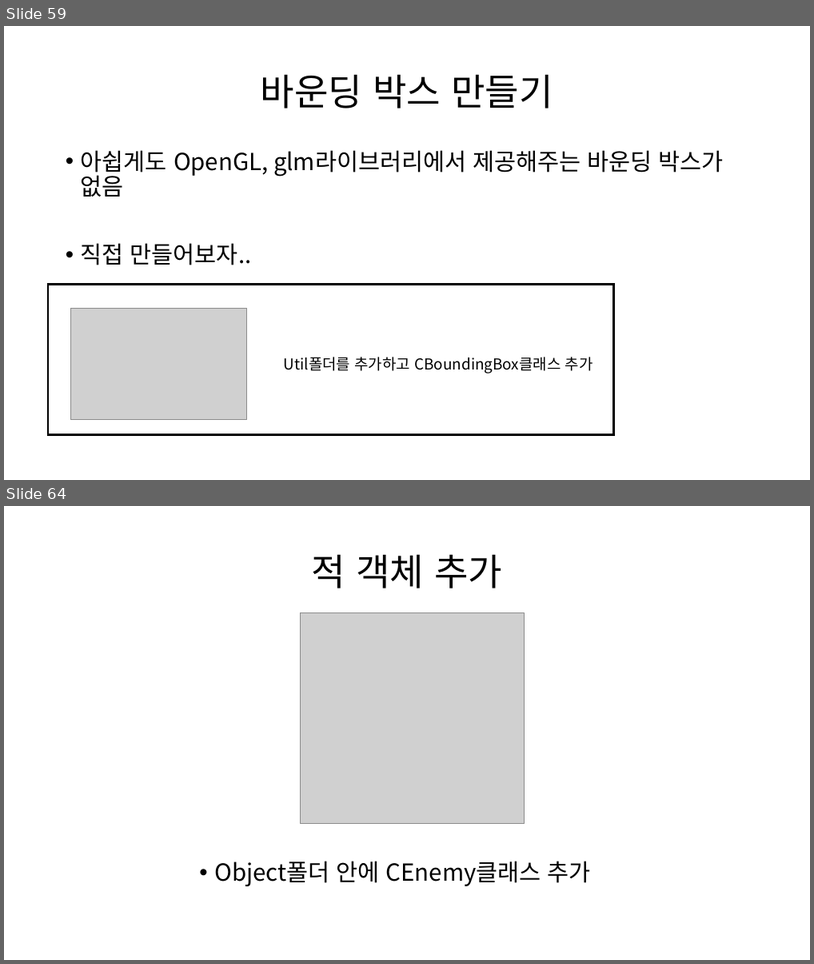
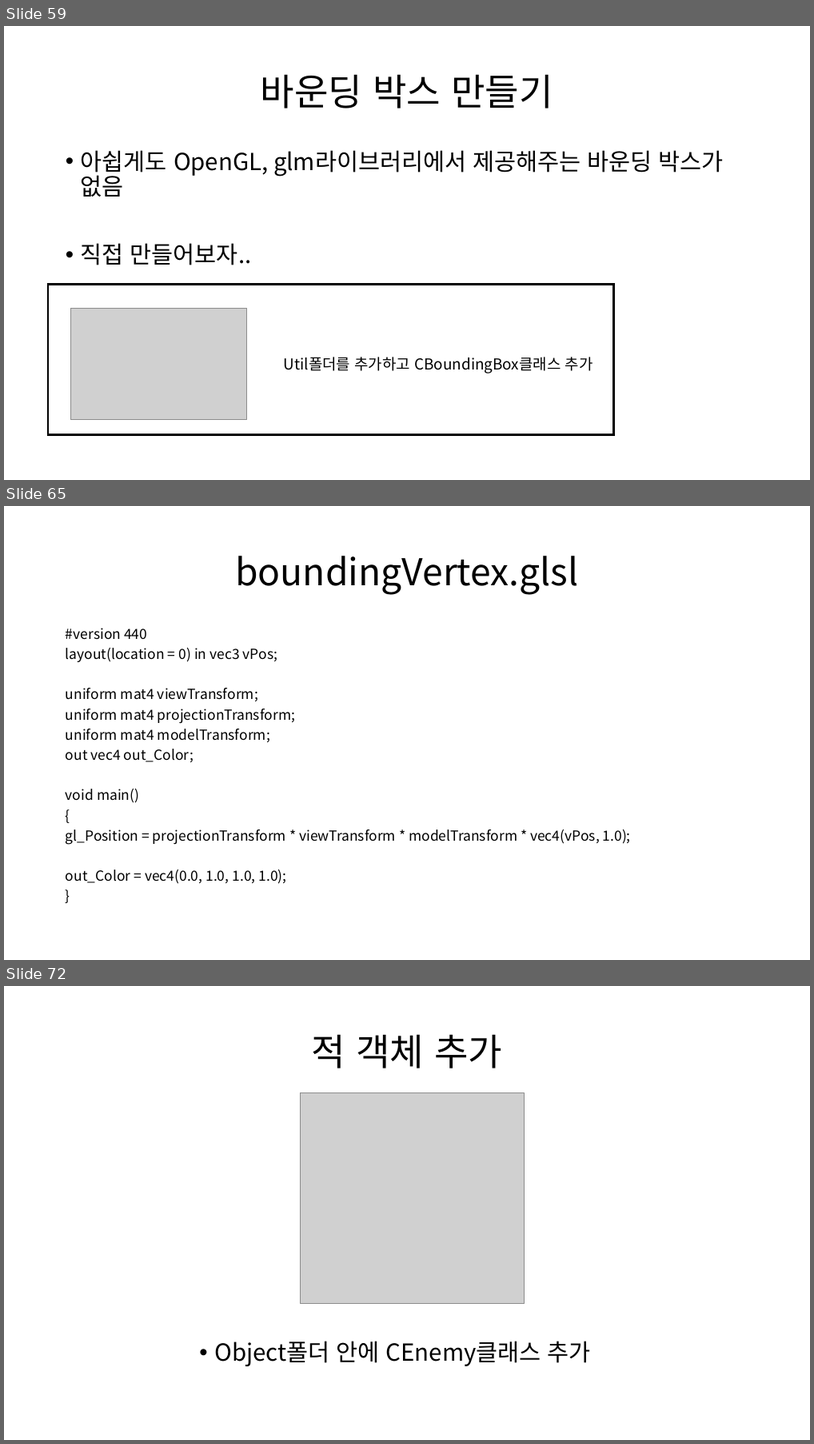
Before and after one commit to Kimseongtae9911/WarpOpenGL, a slide deck: 프레임워크.pptx. Shown one above the other, each under a label of ours: slides 59 and 64 before the commit, slides 59, 65 and 72 after it; the slides between them are not shown. The pictures are 814x964 and 814x1444 pixels, drawn with LibreOffice and Linux fonts; fonts in the diff are those of the drawing; grey boxes stand for pictures. Boxes give left, top, right and bottom in pixels: in the first picture for what was removed or moved away, otherwise in the second. Text is boxed around its words. In the diff, an @@ line names an element or a change of style, - is before the commit and + after.

```diff
--- a/프레임워크.pptx
+++ b/프레임워크.pptx
@@ slide 65 added at (x1=4, y1=506, x2=810, y2=960), background #FFFFFF @@
@@ title added at (x1=235, y1=556, x2=578, y2=595), 44 pt, text #000000 @@
+boundingVertex.glsl
@@ text added at (x1=66, y1=628, x2=631, y2=884), 16.6 pt, text #000000 @@
+#version 440
+layout(location = 0) in vec3 vPos;
+uniform mat4 viewTransform;
+uniform mat4 projectionTransform;
+uniform mat4 modelTransform;
+out vec4 out_Color;
+void main()
+{
+gl_Position = projectionTransform * viewTransform * modelTransform * vec4(vPos, 1.0);
+out_Color = vec4(0.0, 1.0, 1.0, 1.0);
+}
@@ what was slide 64 is now slide 72 @@
```
Also in this commit, not shown: 6 slides changed, 11 other slides added, 6 slides removed, 7 other files.
